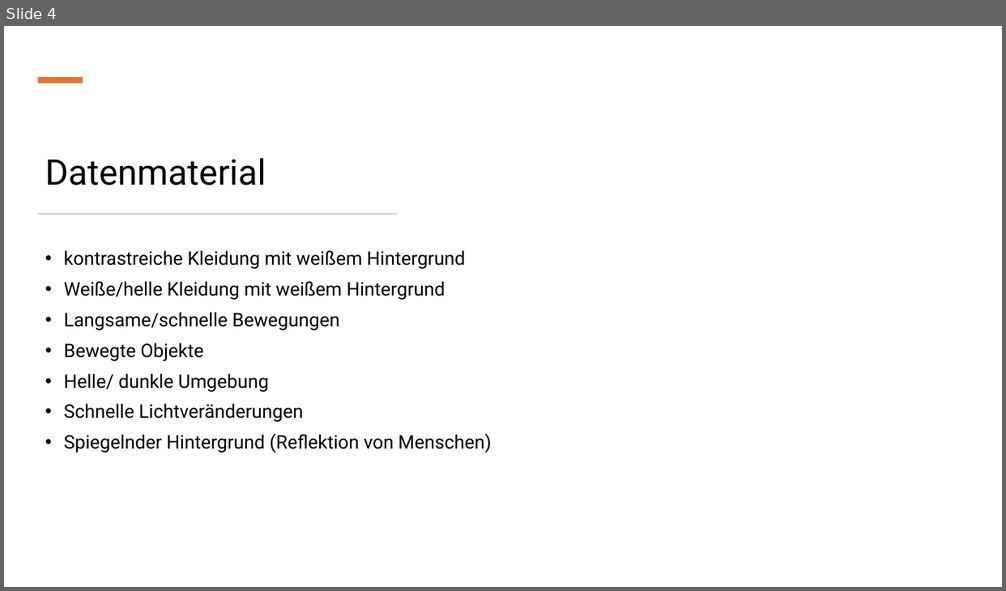
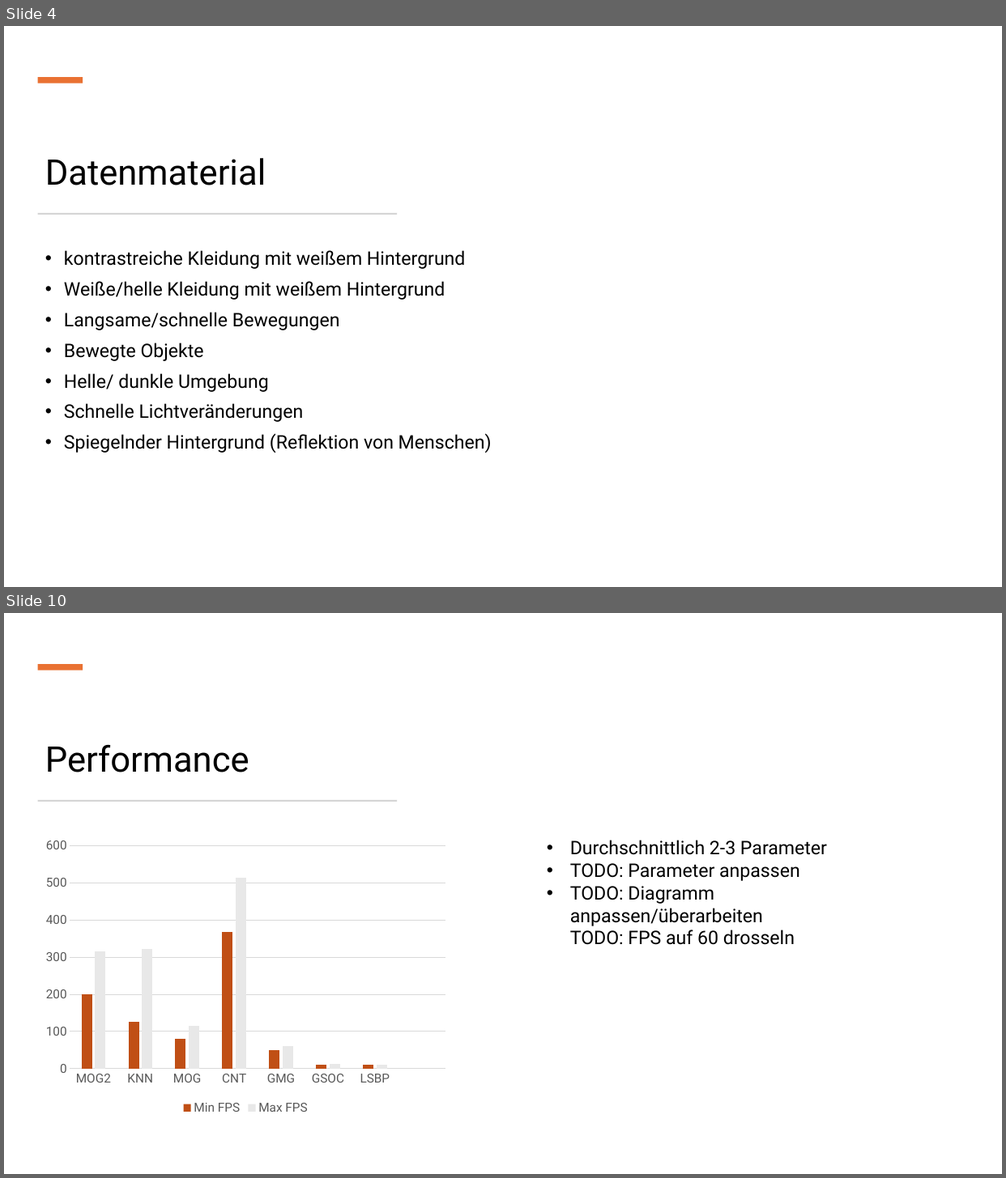
Before and after one commit to IntiGit/ComputerVisionGame, a slide deck: Präsentationen/Meilenstein_2.pptx. Shown one above the other, each under a label of ours: slide 4 before the commit, slides 4 and 10 after it; the slides between them are not shown. The pictures are 1006x591 and 1006x1178 pixels, drawn with LibreOffice and Linux fonts; fonts in the diff are those of the drawing. Boxes give left, top, right and bottom in pixels: in the first picture for what was removed or moved away, otherwise in the second. Text is boxed around its words. In the diff, an @@ line names an element or a change of style, - is before the commit and + after.

Commit message:
Präsentation um Annahmen und Diagramme ergänzt, FPS hinzugefügt, Parameter hinzugefügt

```diff
--- a/Präsentationen/Meilenstein_2.pptx
+++ b/Präsentationen/Meilenstein_2.pptx
@@ slide 10 added at <box>4,613,1002,1174</box>, background #FFFFFF @@
@@ rectangle added at <box>38,664,83,670</box>, fill #E97132 @@
@@ title added at <box>45,745,249,773</box>, 34 pt, text #000000 @@
+Performance
@@ rectangle added at <box>38,800,397,802</box>, fill #D5D5D5 @@
@@ column chart added at <box>38,833,454,1119</box> @@
+categories: MOG2, KNN, MOG, CNT, GMG, GSOC, LSBP
+Min FPS: 200, 130, 80, 370, 50, 10, 10, -
+Spalte1: 
+Spalte2: 
+Max FPS: 320, 320, 120, 510, 60, 10, 10, -
@@ text added at <box>570,840,827,945</box>, 18 pt, text #000000 @@
+• Durchschnittlich 2-3 Parameter
+• TODO: Parameter anpassen
+• TODO: Diagramm anpassen/überarbeiten
+  TODO: FPS auf 60 drosseln
```
Also in this commit, not shown: 7 slides changed, 2 other slides added, 2 other files.
